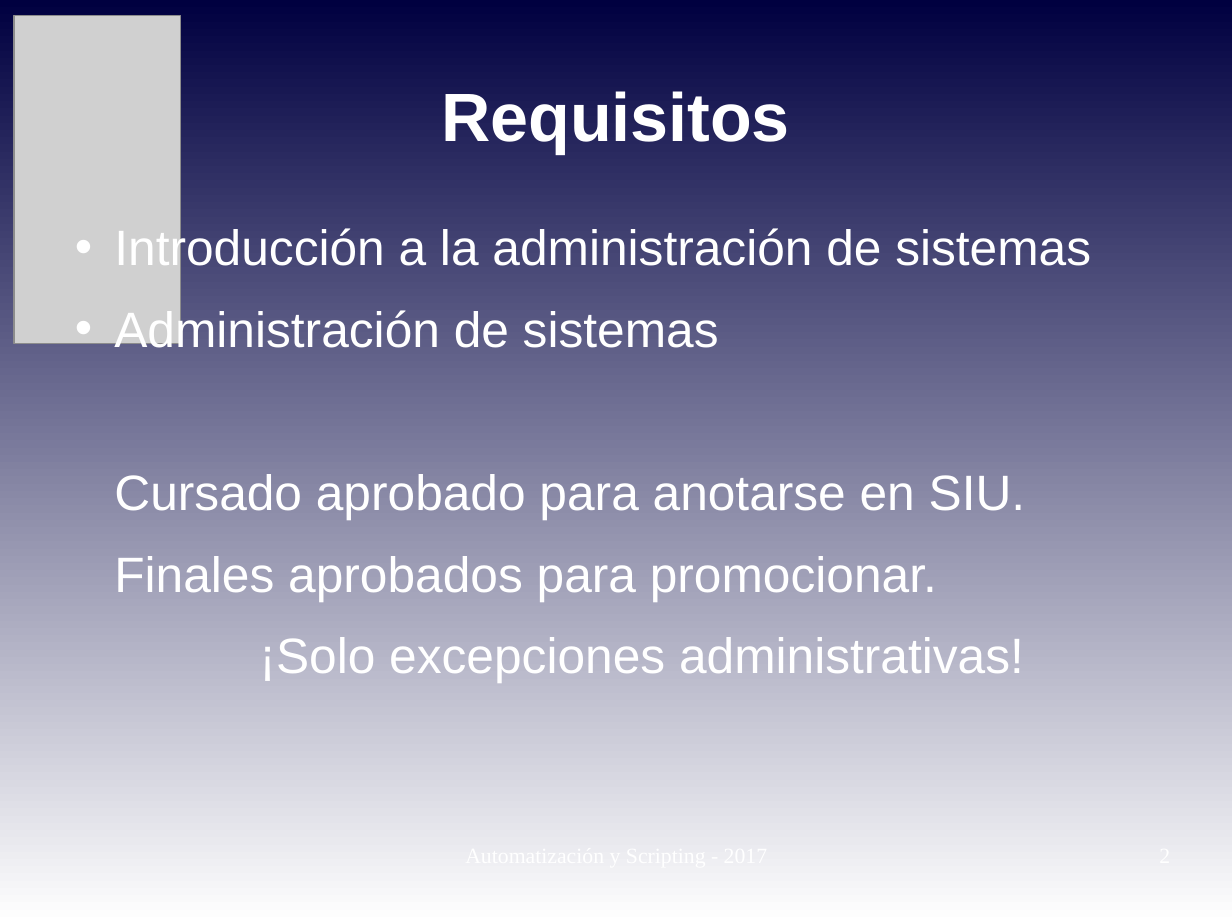
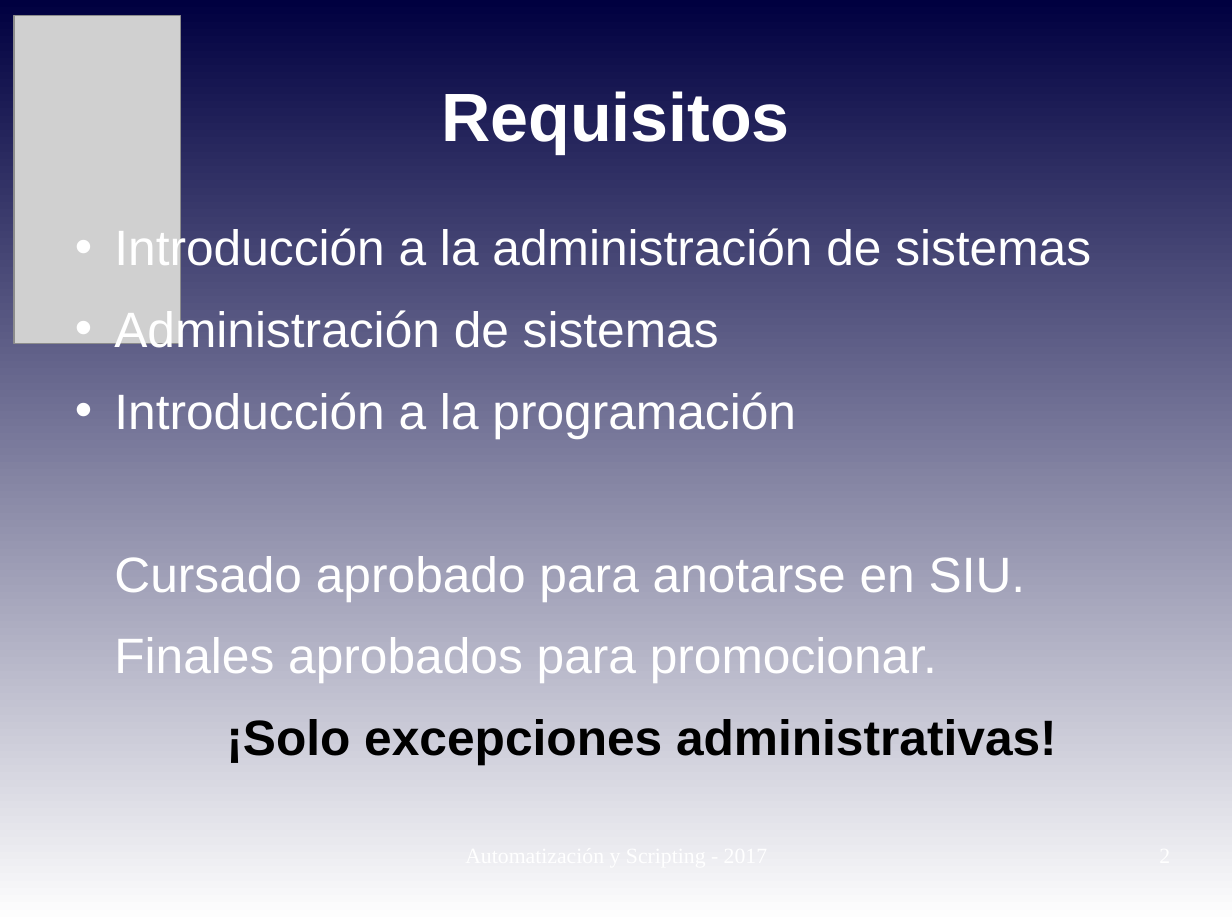
Before and after one commit to niniadcobre/-AutoyScripting, a slide deck: slide 2 of clases/AYS_clase01.odp. Drawn at 1232x924 pixels with LibreOffice and Linux fonts; fonts in the diff are those of the drawing; grey boxes stand for pictures. Boxes give left, top, right and bottom in pixels: in the first picture for what was removed or moved away, otherwise in the second. Text is boxed around its words. In the diff, an @@ line names an element or a change of style, - is before the commit and + after.

```diff
--- a/clases/AYS_clase01.odp
+++ b/clases/AYS_clase01.odp
@@ text at [114,392,796,438]: paragraph added @@
+• Introducción a la programación
@@ text at [226,719,1057,764]: text colour #FFFFFF to #000000, bold on in "¡Solo excepciones administrativas!" @@
```
Also in this commit, not shown: 5 other slides changed, 3 slides added, 3 other files.
